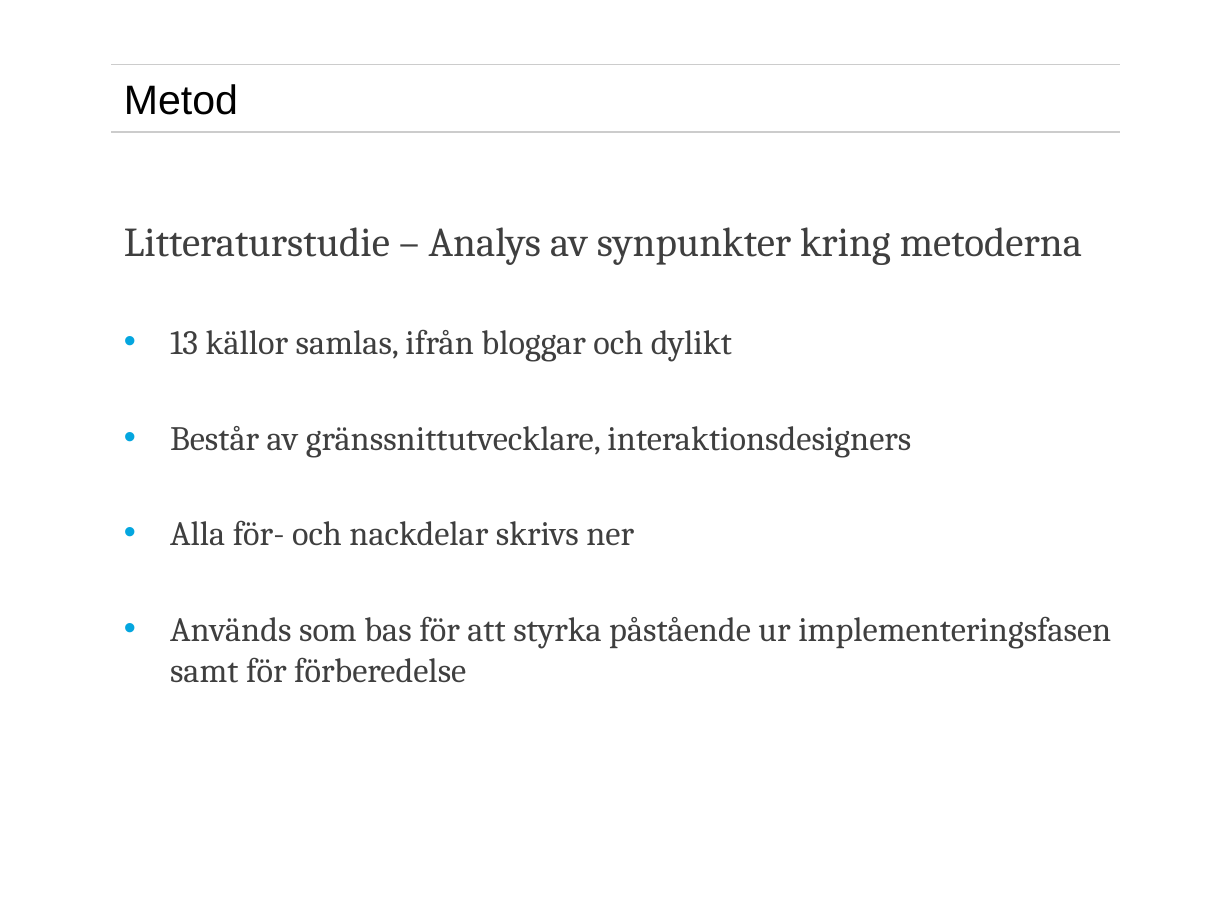
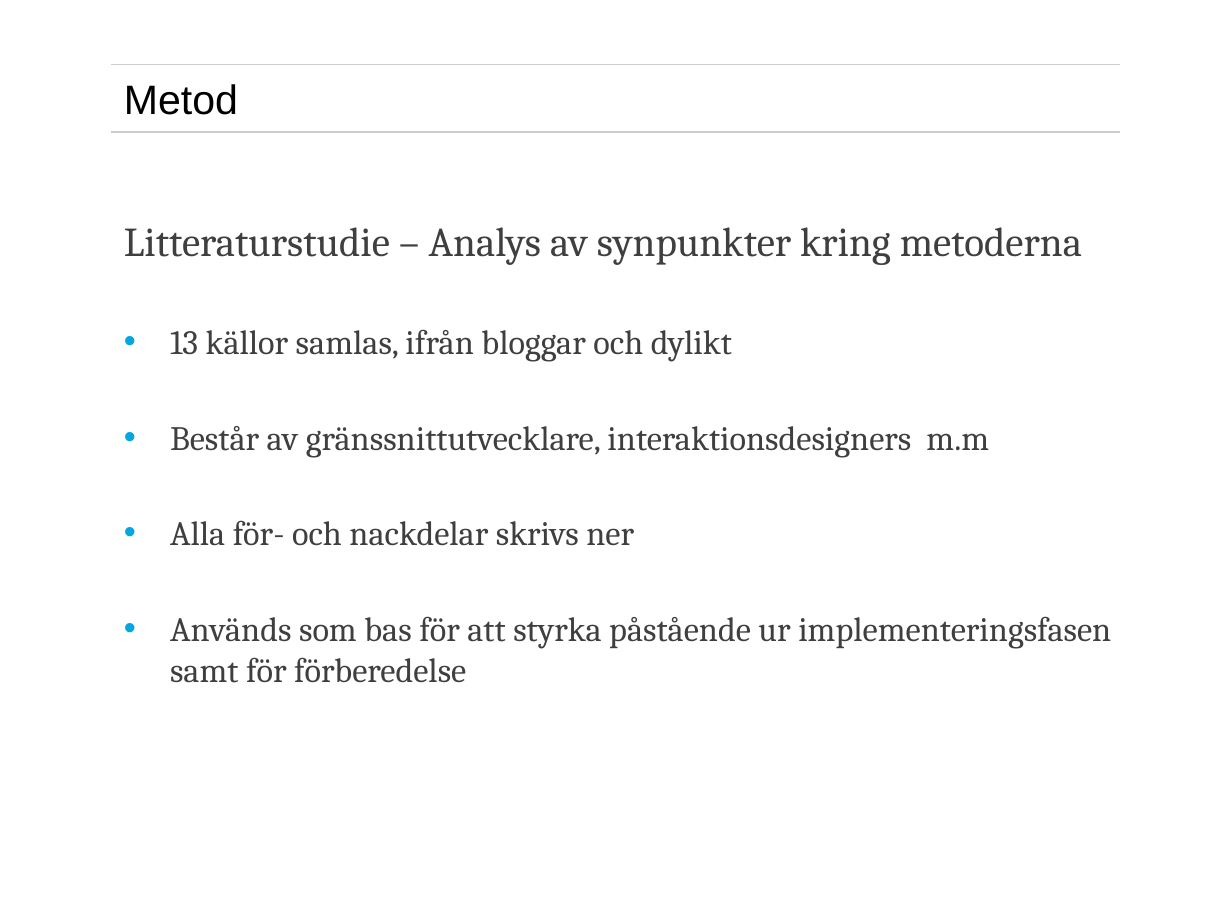
Before and after one commit to eduardocastaneda/exjobb, a slide deck: slide 23 of presentation/exjobbspresentationrecover.pptx. Drawn at 1232x924 pixels with LibreOffice and Linux fonts; fonts in the diff are those of the drawing; background and template pictures are left out. Boxes give left, top, right and bottom in pixels: in the first picture for what was removed or moved away, otherwise in the second. Text is boxed around its words. In the diff, an @@ line names an element or a change of style, - is before the commit and + after.

```diff
--- a/presentation/exjobbspresentationrecover.pptx
+++ b/presentation/exjobbspresentationrecover.pptx
@@ text at (170, 426, 989, 458): text changed @@
-• Består av gränssnittutvecklare, interaktionsdesigners
+• Består av gränssnittutvecklare, interaktionsdesigners m.m
```
Also in this commit, not shown: 18 other slides changed, 7 other files.
